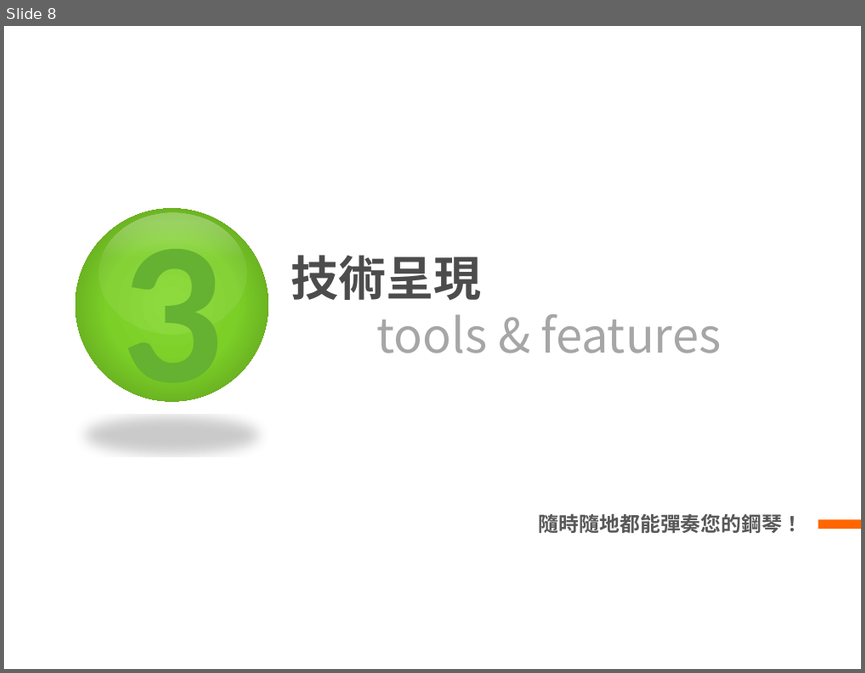
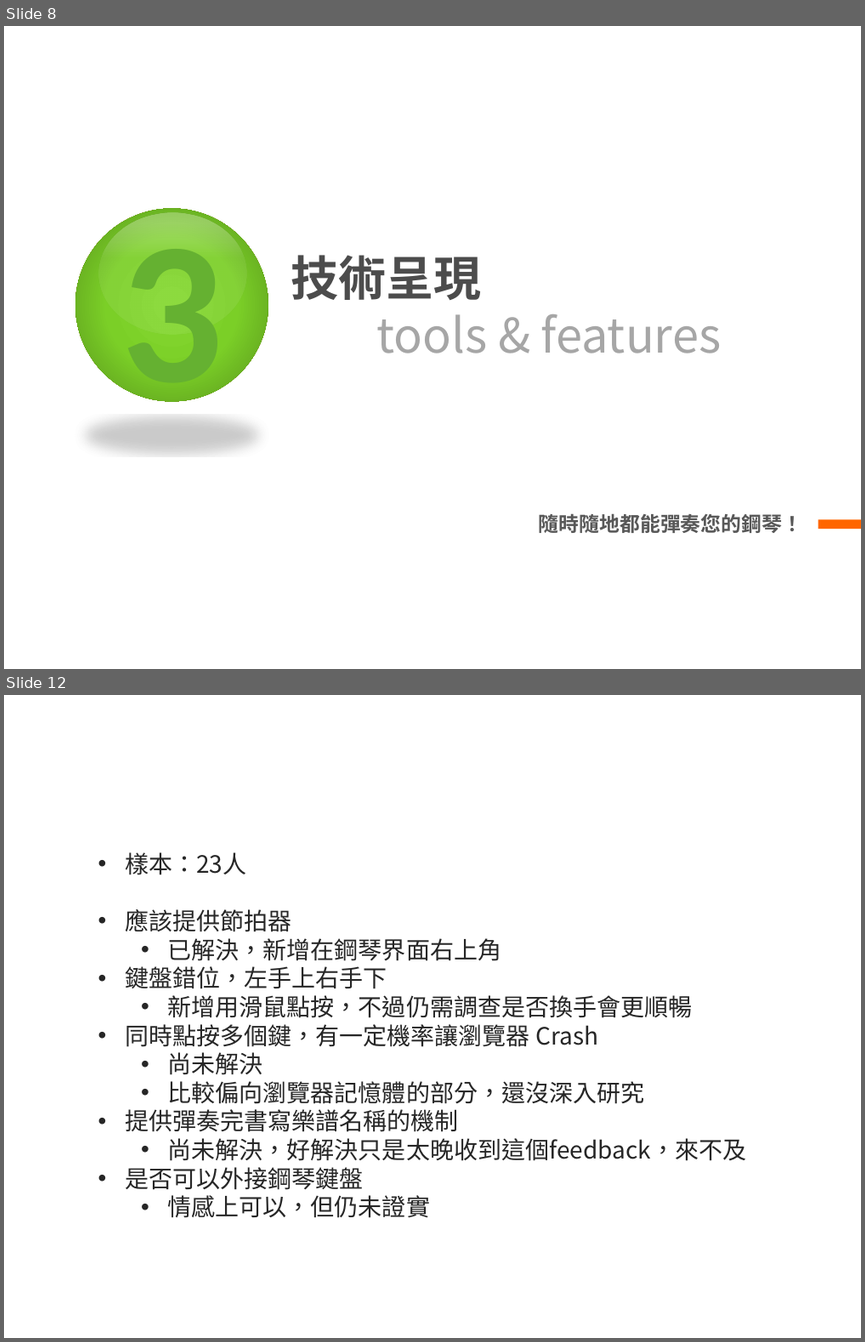
Before and after one commit to coffeered/Web-Final, a slide deck: presentation.pptx. Shown one above the other, each under a label of ours: slide 8 before the commit, slides 8 and 12 after it; the slides between them are not shown. The pictures are 865x673 and 865x1342 pixels, drawn with LibreOffice and Linux fonts; fonts in the diff are those of the drawing; background and template pictures are left out. Boxes give left, top, right and bottom in pixels: in the first picture for what was removed or moved away, otherwise in the second. Text is boxed around its words. In the diff, an @@ line names an element or a change of style, - is before the commit and + after.

```diff
--- a/presentation.pptx
+++ b/presentation.pptx
@@ slide 12 added at [4, 695, 861, 1338], background picture (left out) @@
@@ text added at [125, 852, 747, 1218], 20 pt, text #262626 @@
+• 樣本：23人
+• 應該提供節拍器
+  • 已解決，新增在鋼琴界面右上角
+• 鍵盤錯位，左手上右手下
+  • 新增用滑鼠點按，不過仍需調查是否換手會更順暢
+• 同時點按多個鍵，有一定機率讓瀏覽器 Crash
+  • 尚未解決
+  • 比較偏向瀏覽器記憶體的部分，還沒深入研究
+• 提供彈奏完書寫樂譜名稱的機制
+  • 尚未解決，好解決只是太晚收到這個feedback，來不及
+• 是否可以外接鋼琴鍵盤
+  • 情感上可以，但仍未證實
@@ title added at [168, 995, 747, 1161], 28 pt, text #FFFFFF @@
+使用者回饋 – feedback
```
Also in this commit, not shown: 2 slides changed, 1 other slide added, 4 other files.
